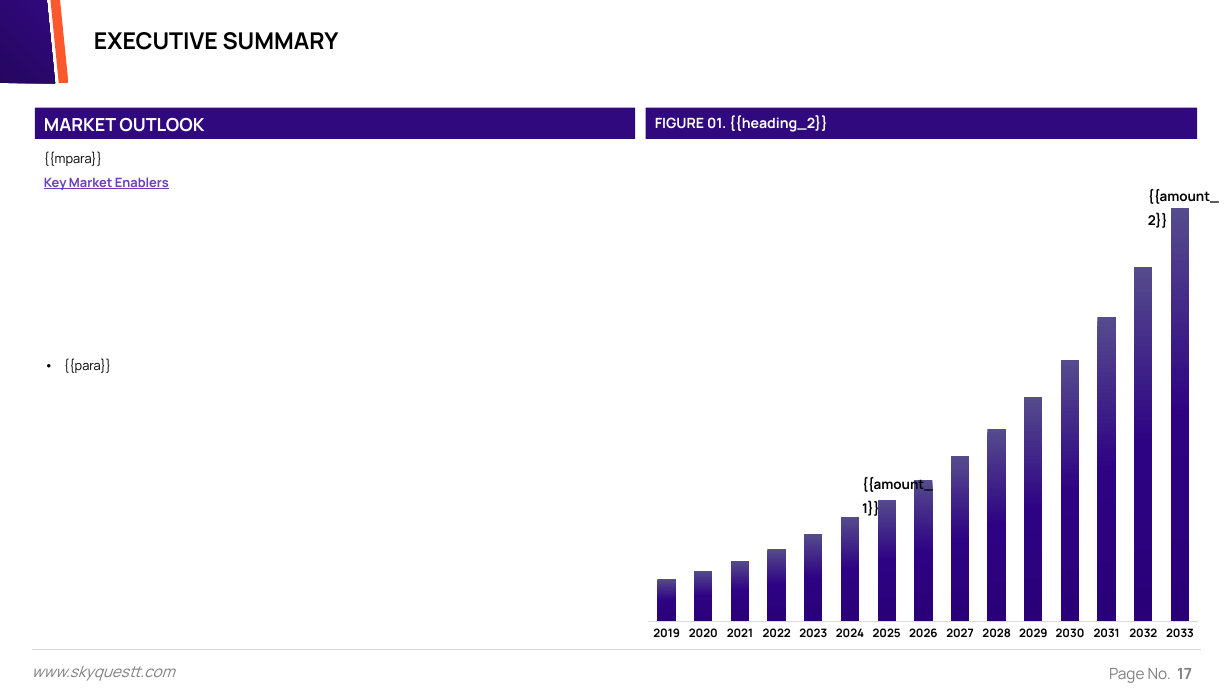
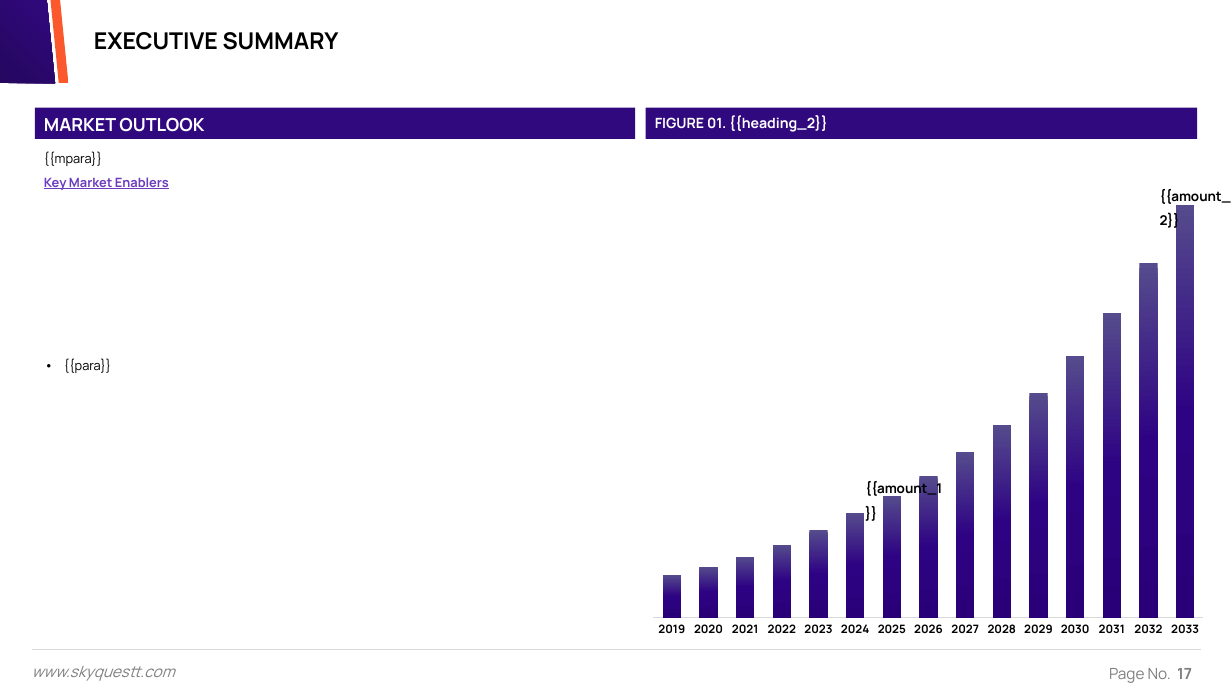
Before and after one commit to addiskers/gii-sample, a slide deck: slide 17 of testpptgii.pptx. Drawn at 1232x693 pixels with LibreOffice and Linux fonts; fonts in the diff are those of the drawing; background and template pictures are left out. Boxes give left, top, right and bottom in pixels: in the first picture for what was removed or moved away, otherwise in the second. Text is boxed around its words. In the diff, an @@ line names an element or a change of style, - is before the commit and + after.

```diff
--- a/testpptgii.pptx
+++ b/testpptgii.pptx
@@ column chart at [646,150,1226,665] @@
@@ plot area changed @@
@@ text "{{amount_2}}": place and size @@
-text "{{amount_2}}" at [1148,189,1219,228]
+text "{{amount_2}}" at [1160,189,1231,229]
@@ text "{{amount_1}}" rewrapped from [862,477,933,518] to [865,481,942,498] @@
```
Also in this commit, not shown: 5 other files.
